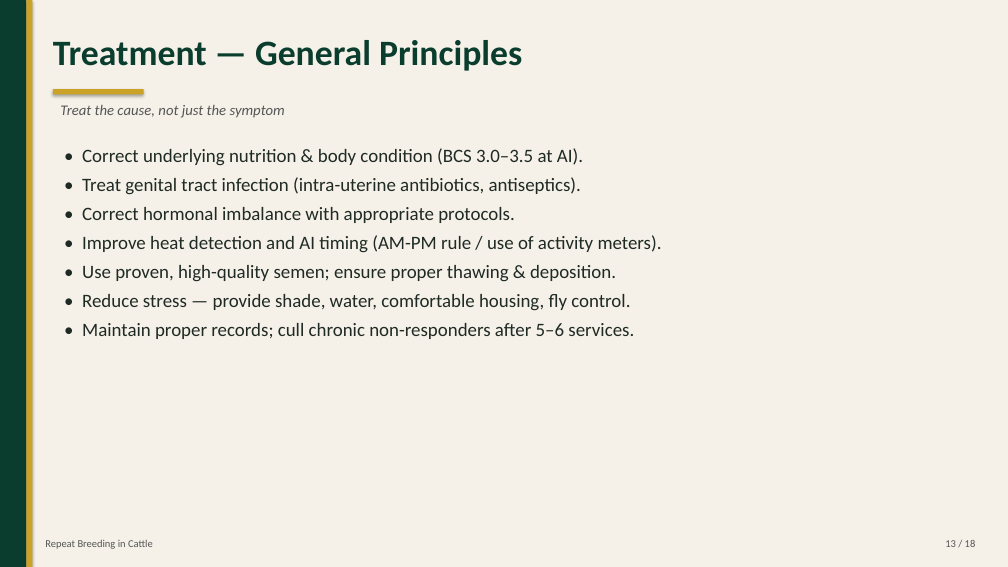
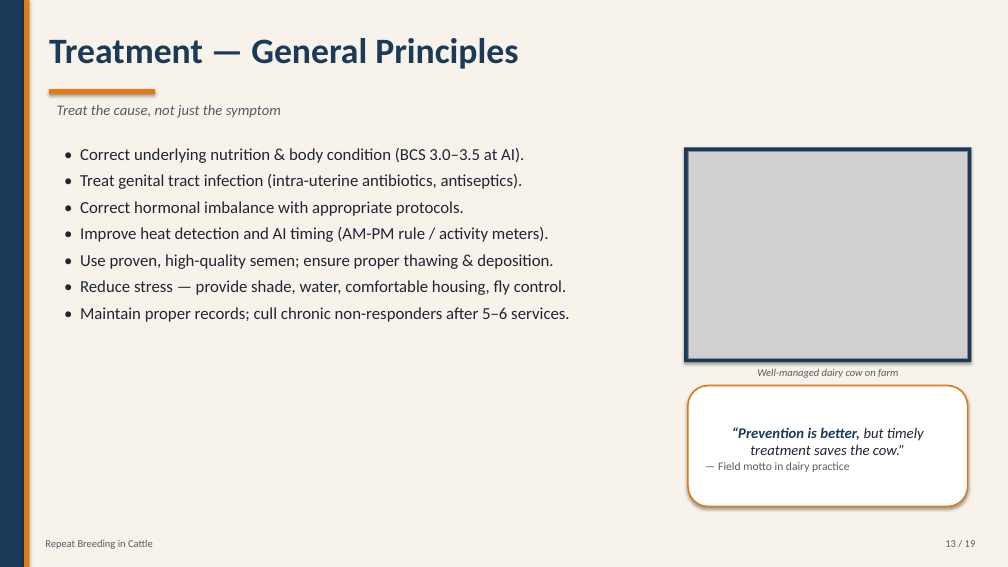
Before and after one commit to shumonlaskar9-cell/MAIN-KIRO, a slide deck: slide 13 of Repeat_Breeding.pptx. Drawn at 1008x567 pixels with LibreOffice and Linux fonts; fonts in the diff are those of the drawing; grey boxes stand for pictures. Boxes give left, top, right and bottom in pixels: in the first picture for what was removed or moved away, otherwise in the second. Text is boxed around its words. In the diff, an @@ line names an element or a change of style, - is before the commit and + after.

Commit message:
Refresh deck: navy/amber theme, 5 photos, buffalo-specific slide

```diff
--- a/Repeat_Breeding.pptx
+++ b/Repeat_Breeding.pptx
@@ rectangle at (x1=0, y1=0, x2=1008, y2=567): fill #F5F1E8 to #F7F3EB @@
@@ rectangle at (x1=0, y1=0, x2=24, y2=567): fill #0B3D2E to #1B3A57 @@
@@ rectangle moved from (x1=26, y1=0, x2=33, y2=567) to (x1=24, y1=0, x2=29, y2=567) @@
@@ rectangle at (x1=24, y1=0, x2=29, y2=567): fill #C9A227 to #E07A18 @@
@@ text "Treatment — General Principles" at (x1=49, y1=38, x2=518, y2=69): text colour #0B3D2E to #1B3A57 @@
@@ rectangle at (x1=49, y1=89, x2=155, y2=95): fill #C9A227 to #E07A18 @@
@@ rectangle resized from (x1=53, y1=89, x2=144, y2=95) to (x1=49, y1=89, x2=155, y2=95) @@
@@ text "Treat the cause, not just ..." at (x1=57, y1=105, x2=281, y2=118): text colour #555555 to #555C66 @@
@@ text at (x1=80, y1=148, x2=569, y2=322): size 18 to 16 pt, text colour #1F2A24 to #1F2533 in "• Correct underlying nutrition & body condition ...", "• Treat genital tract infection (intra-uterine antibiotics, ...", "• Correct hormonal imbalance with appropriate protocols.", "• Use proven, high-quality semen; ensure proper ..." and 2 more places @@
@@ rectangle added at (x1=684, y1=147, x2=972, y2=362), fill #1B3A57 @@
@@ picture added at (x1=688, y1=151, x2=968, y2=358) @@
@@ text at (x1=80, y1=227, x2=549, y2=242): text changed; size 18 to 16 pt; text colour #1F2A24 to #1F2533 @@
-• Improve heat detection and AI timing (AM-PM rule / use of activity meters).
+• Improve heat detection and AI timing (AM-PM rule / activity meters).
@@ rounded rectangle added at (x1=688, y1=386, x2=968, y2=507), fill #FFFFFF, outline #E07A18 1.5 pt, 14 pt, text #1F2533, italic @@
+“Prevention is better, but timely treatment saves the cow.”
+— Field motto in dairy practice
@@ text added at (x1=757, y1=369, x2=898, y2=378), 10 pt, text #555C66, italic @@
+Well-managed dairy cow on farm
@@ text "Repeat Breeding in Cattle" at (x1=45, y1=540, x2=153, y2=549): text colour #555555 to #555C66 @@
@@ text at (x1=945, y1=540, x2=976, y2=547): text changed; text colour #555555 to #555C66 @@
-13 / 18
+13 / 19
```
Also in this commit, not shown: 17 other slides changed, 1 slide added, 6 other files.
